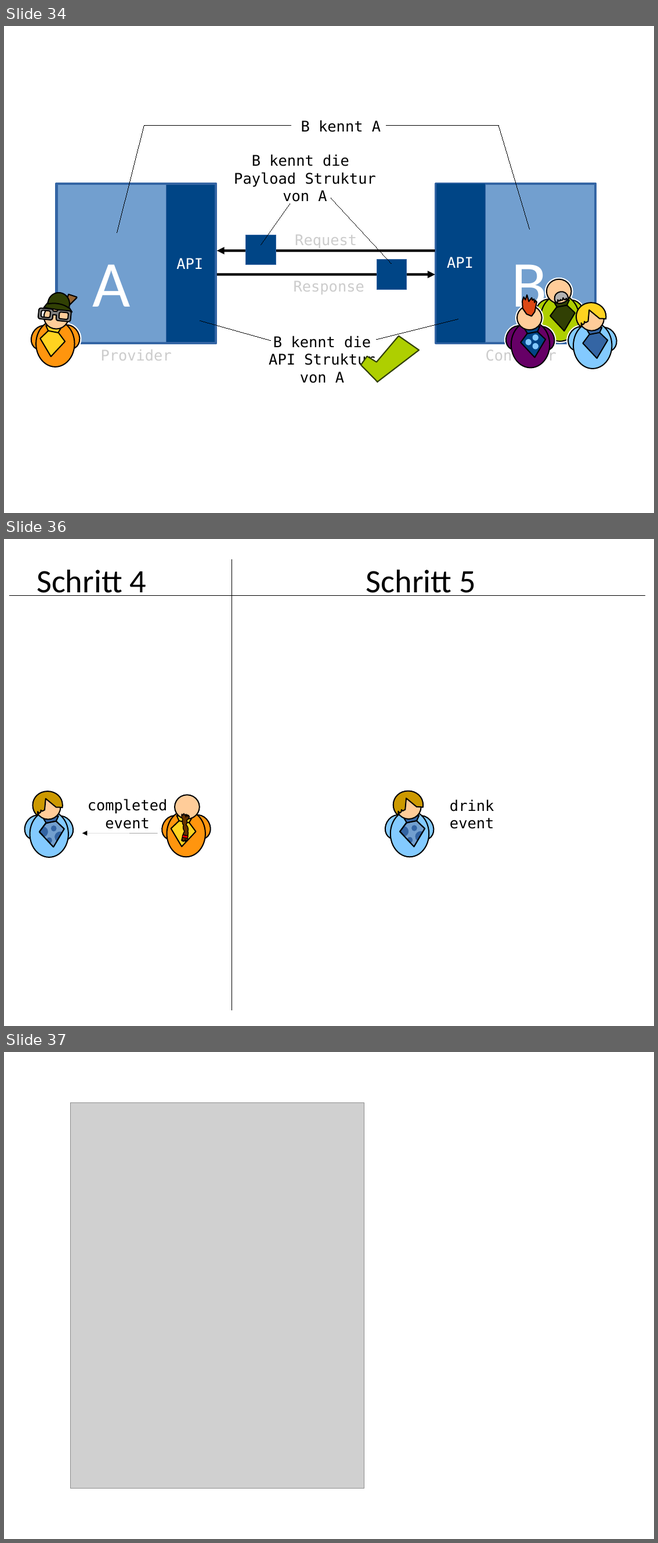
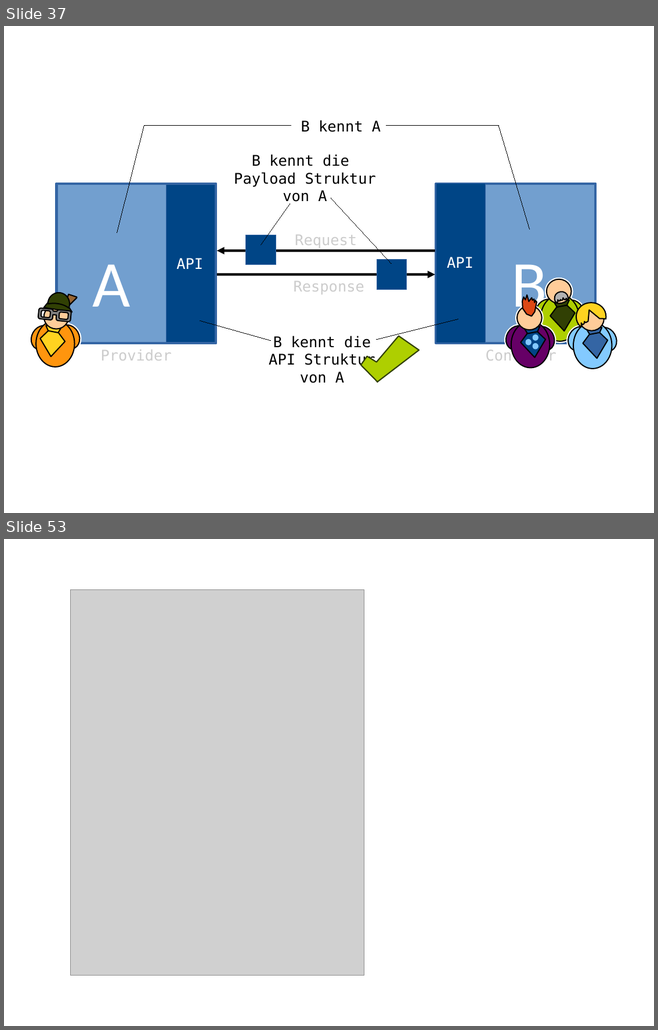
Before and after one commit to xdoo/schema_evolution_demo, a slide deck: Folien.odp. Shown one above the other, each under a label of ours: slides 34, 36 and 37 before the commit, slides 37 and 53 after it; the slides between them are not shown. The pictures are 658x1543 and 658x1030 pixels, drawn with LibreOffice and Linux fonts; fonts in the diff are those of the drawing; grey boxes stand for pictures. Boxes give left, top, right and bottom in pixels: in the first picture for what was removed or moved away, otherwise in the second. Text is boxed around its words. In the diff, an @@ line names an element or a change of style, - is before the commit and + after.

```diff
--- a/Folien.odp
+++ b/Folien.odp
@@ slide 36 removed at [4, 539, 654, 1026], background #FFFFFF @@
@@ text removed at [36, 569, 147, 596] @@
-Schritt 4
@@ line removed from (232, 560) to (232, 1010) @@
@@ text removed at [366, 569, 476, 596] @@
-Schritt 5
@@ line removed from (9, 596) to (645, 596) @@
@@ group removed at [20, 791, 78, 858]: 6 freeform shapes, 4 ellipses @@
@@ text removed at [88, 799, 168, 829] @@
-completed
-event
@@ group removed at [381, 791, 438, 857]: 6 freeform shapes, 4 ellipses @@
@@ text removed at [449, 799, 494, 829] @@
-drink
-event
@@ arrow removed from (157, 833) to (82, 833) @@
@@ group removed at [158, 795, 215, 857]: 4 freeform shapes, 4 ellipses, 1 rectangle @@
@@ what was slide 34 is now slide 37 @@
@@ what was slide 37 is now slide 53 @@
```
Also in this commit, not shown: 1 slide changed, 17 slides added, 1 other file.
